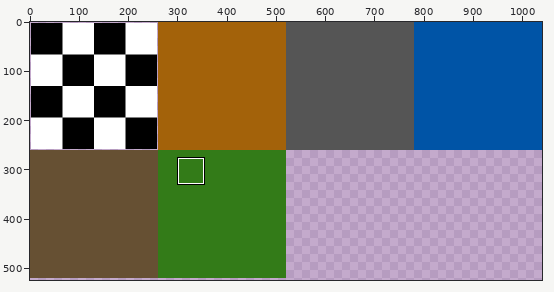
Edited in one commit: sprite sheet (SewRage/tilesets/tls_levelone/output_tileset.png). Above: a wide view before the commit, with the close-up outlined.
Close-up. Before the commit:
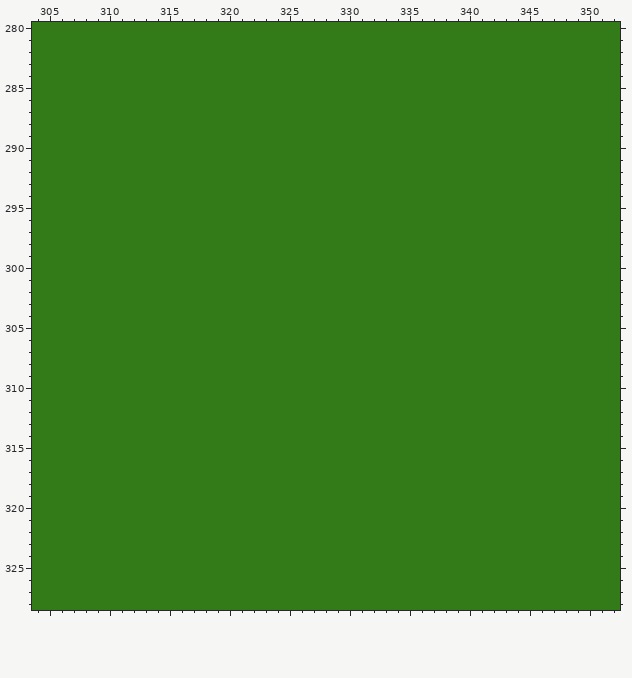
The file is 1040x1040 pixels. Colours within 5 levels of each other are drawn and written as one. Shown: x 304..352, y 280..328. The wide view leaves out empty margins. The commit also changed other parts of the picture, which this record leaves out.
The result:
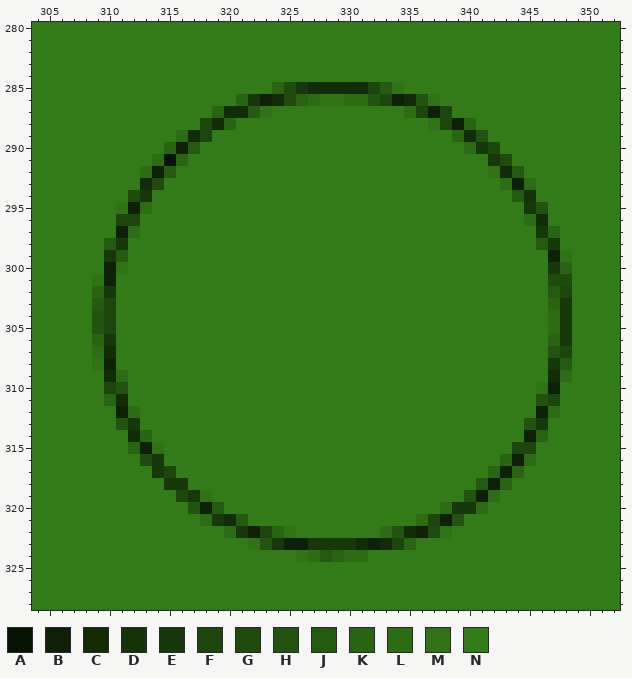
Palette (. is transparent): A #081303  B #0e2106  C #122c08  D #153209  E #17380b  F #1d460d  G #1f4c0e  H #225310  J #255a11  K #296413  L #2d6c15  M #2f7316  N #337b18
Difference:
Changed rows in their new state; - is an unchanged pixel.
first column x 309:
285 ---------------KGECCCCCFJM--------------
286 ------------KEBCGKLMMLLHFBCHM-----------
287 ----------KCCJM-----------LFBF----------
288 ---------FCK----------------MFBK--------
289 -------LCF--------------------KCH-------
290 ------KBJ----------------------LEF------
291 -----LAK-------------------------EG-----
292 ----LBJ--------------------------MCJ----
293 ----CG----------------------------LBL---
294 ---GE------------------------------JD---
295 --MBL-------------------------------EH--
296 --FF--------------------------------LC--
297 --BL---------------------------------EK-
298 -JE----------------------------------JE-
299 -EJ-----------------------------------BM
300 -BM-----------------------------------EK
301 MB------------------------------------GG
302 KE------------------------------------JF
303 JF------------------------------------KE
304 HF------------------------------------LE
305 HF------------------------------------LE
306 KE------------------------------------KE
307 LC------------------------------------HF
308 MB------------------------------------EJ
309 -CL-----------------------------------CL
310 -FH----------------------------------MB-
311 -KC----------------------------------HF-
312 --BL---------------------------------BL-
313 --HE--------------------------------HE--
314 ---CK-------------------------------BK--
315 ---KBM-----------------------------FF---
316 ----GE----------------------------KBL---
317 -----EF--------------------------KBK----
318 ------EE------------------------JBK-----
319 -------FEM---------------------HBL------
320 --------HBJ------------------LEEL-------
321 ---------LECJ--------------LFBH---------
322 -----------LEBFKM-------LHCBGM----------
323 -------------MHEBBEEEECBCFK-------------
324 -----------------MLJKLL-----------------
Boxes around the changes in both close-ups, in picture pixels (x1, y1, x2, y2):
changed: (92, 82, 572, 562)
